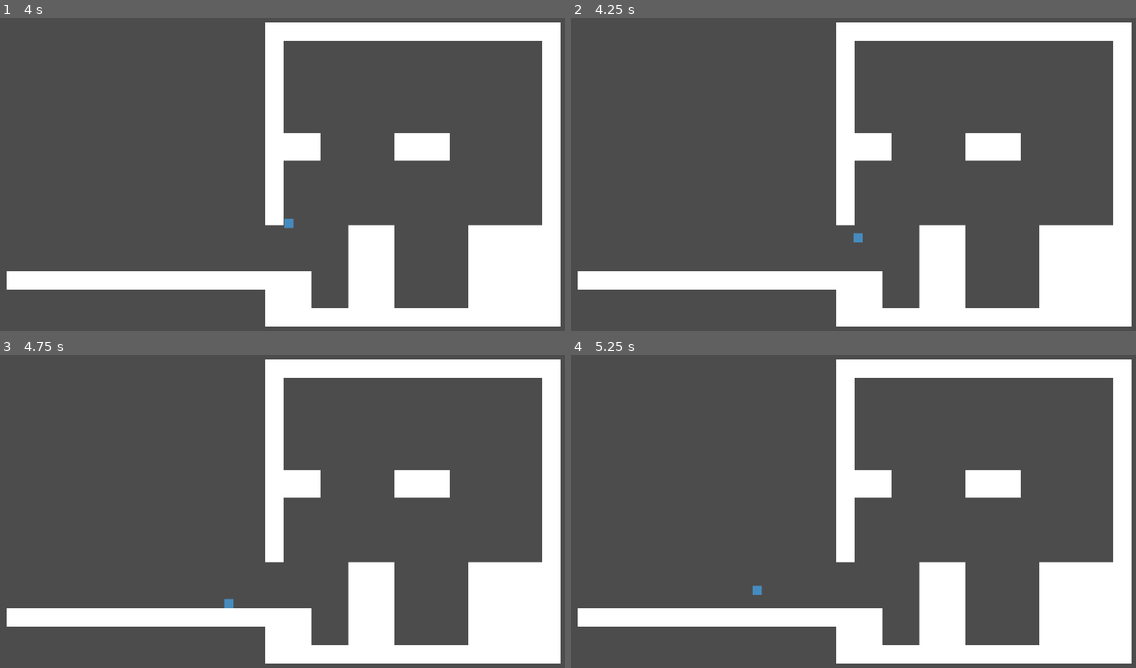
Above: before the commit, frames 1-4 (two rows, left to right).
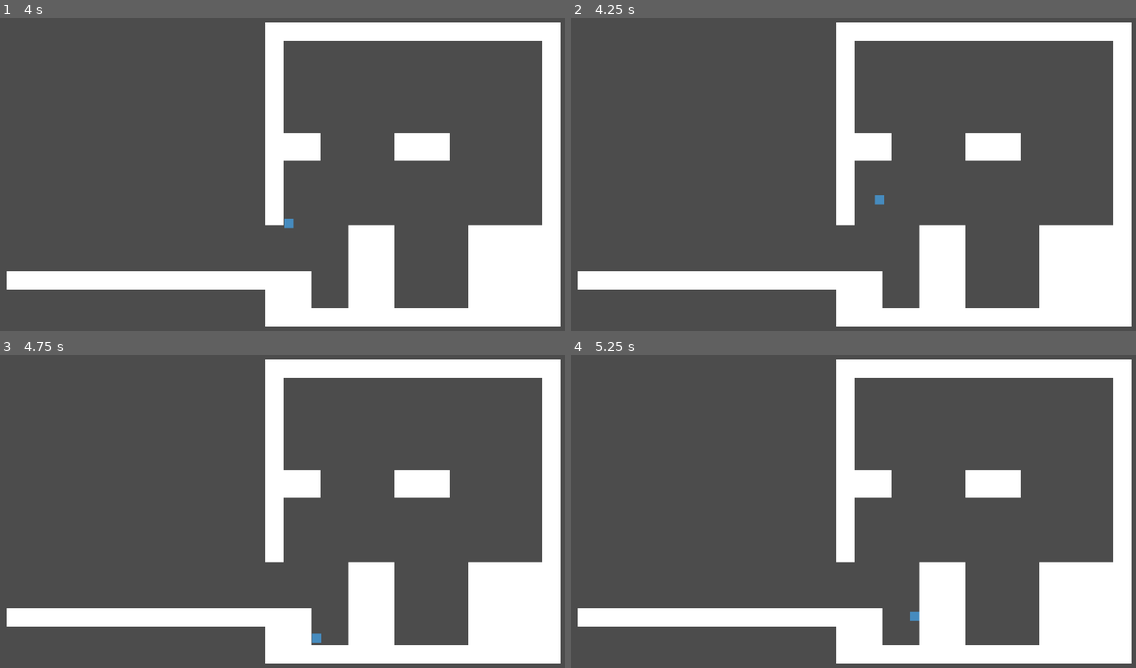
Above: after the commit, the same moments.

Repository: OsakiTsukiko/Platformer2D
Game: Godot game, scene res://Level.tscn
Two runs of this game, one before a commit and one after it. Both use one fixed random seed, a clock stepped at 60 frames per second and the inputs below.
Inputs:
- Up to frame 1 (4 s): tap Enter at 0.5 s; hold Right (right) 0.53-1.28 s; tap C (jump) at 0.6, 0.77, 1.07, 1.35, 1.52, 1.82, 2.1, 2.85, 3.02, 3.32, 3.6, 3.77 s; hold Down (down) 1.28-2.03 s; hold Right (right) 2.03-3.53 s; hold Left (left) from 3.53 s (still down)
- Up to frame 2 (4.25 s): keep holding Left (left); tap C (jump) at 4.07 s
- Up to frame 3 (4.75 s): keep holding Left (left); tap C (jump) at 4.35, 4.52 s
- Up to frame 4 (5.25 s): tap C (jump) at 4.82, 5.1 s; release Left (left) at 5.03 s; hold Down (down) from 5.03 s (still down)

Frame 1 is identical in both runs. In frame 2, 0.1% of the frame differs, in the area x 49-56%, y 56-72%; in frame 3, 0.1%; in frame 4, 0.1%.

Commit message:
add wall jump

Diff:
--- a/Player.gd
+++ b/Player.gd
@@ -8,6 +8,7 @@
 # PSEUDO CONSTANTS
 export var GRAVITY_VEC: Vector2 = Vector2(0.0, 10000.0)
 export var MAX_SPEED: Vector2 = Vector2(50000.0, 175000.0)
+export var WALL_JUMP_SPEED: Vector2 = Vector2(50000.0, 150000.0)
 export var ACCELERATION: Vector2 = Vector2(7000.0, 0.0)
 export var FRICTION: Vector2 = Vector2(7000.0, 0.0)
 export var FLOOR_NORMAL: Vector2 = Vector2.UP # NOT A CONSTANT BUT EH
@@ -17,6 +18,7 @@
 export var COYOTE_TIME: float = 0.1
 export var AIR_JUMP_TIME: float = 0.1
 export var VAR_JUMP_CONST: float = 30
+export var WALL_JUMP_TIME: float = 0.3
 
 export var IS_DEBUGGING: bool = true
 
@@ -28,6 +30,7 @@
 var is_coyote: bool = false
 var air_jump_pressed: bool = false
 var is_jumping: bool = false
+var is_wall_jumping: bool = false
 
 var velocity: Vector2 = Vector2.ZERO
 
@@ -42,6 +45,7 @@
 			"R",
 			right_rc.is_colliding()
 		)
+
 	ground_checks()
 	handle_input(delta)
 	do_physics(delta)
@@ -109,9 +113,9 @@
 #	velocity.x += input_vector.x * ACCELERATION.x * delta
 #	if (abs(velocity.x) > SPEED.x):
 #		velocity.x = sign(velocity.x) * SPEED.x
-	if (abs(velocity.x) < MAX_SPEED.x * delta):
+	if (abs(velocity.x) < MAX_SPEED.x * delta && !is_wall_jumping):
 		velocity.x += input_vector.x * ACCELERATION.x * delta
-	if (abs(velocity.x) >= MAX_SPEED.x * delta):
+	if (abs(velocity.x) >= MAX_SPEED.x * delta && !is_wall_jumping):
 		velocity.x = input_vector.x * MAX_SPEED.x * delta
 
 	if (input_vector.x == 0):
@@ -121,6 +125,28 @@
 		) * sign(velocity.x)
 
 	# Handle Jumping
+
+	if (
+		left_rc.is_colliding() &&
+		Input.is_action_pressed("left") &&
+		Input.is_action_just_pressed("jump") &&
+		!touching_ground
+	):
+		async_wall_jump_time()
+		velocity.y = -1 * WALL_JUMP_SPEED.y * delta
+		velocity.x = WALL_JUMP_SPEED.x * delta
+		is_jumping = true
+
+	if (
+		right_rc.is_colliding() &&
+		Input.is_action_pressed("right") &&
+		Input.is_action_just_pressed("jump") &&
+		!touching_ground
+	):
+		async_wall_jump_time()
+		velocity.y = -1 * WALL_JUMP_SPEED.y * delta
+		velocity.x = -1 * WALL_JUMP_SPEED.x * delta
+		is_jumping = true
 
 	if (is_coyote && !is_jumping):
 		if (Input.is_action_just_pressed("jump")):
@@ -153,3 +179,8 @@
 	air_jump_pressed = true
 	yield(get_tree().create_timer(AIR_JUMP_TIME), "timeout")
 	air_jump_pressed = false
+
+func async_wall_jump_time():
+	is_wall_jumping = true
+	yield(get_tree().create_timer(WALL_JUMP_TIME), "timeout")
+	is_wall_jumping = false
